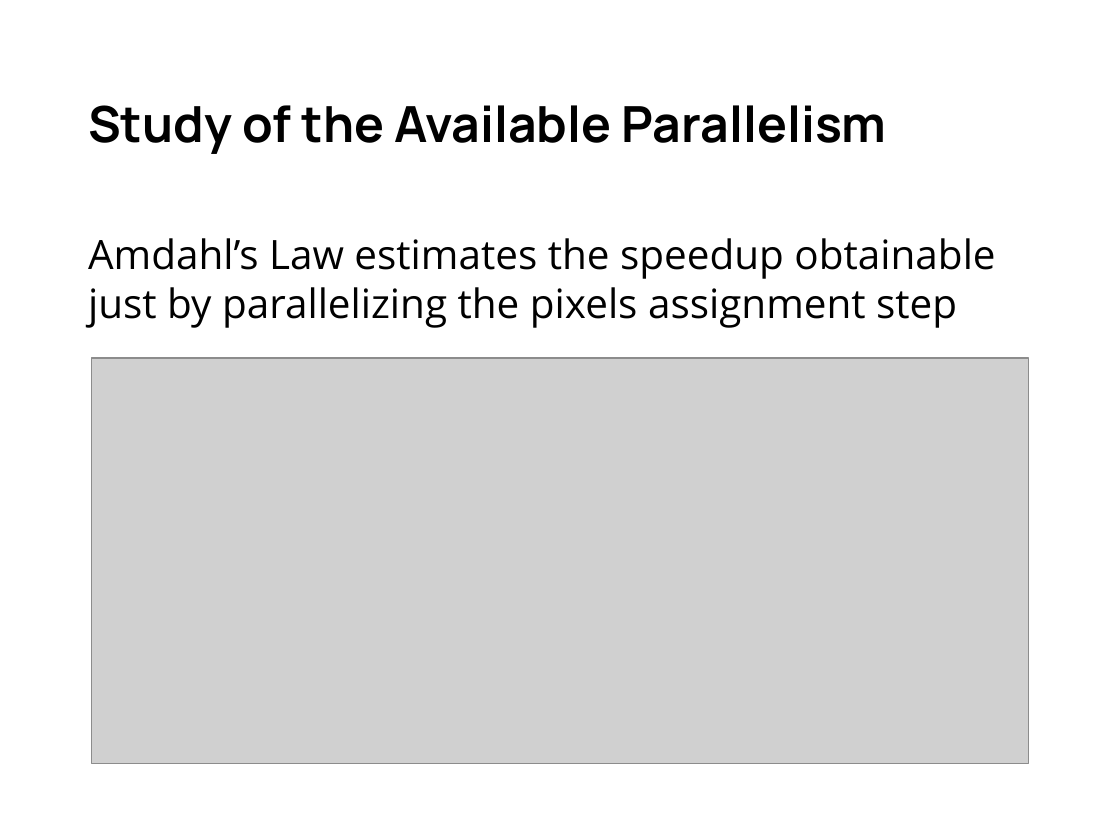
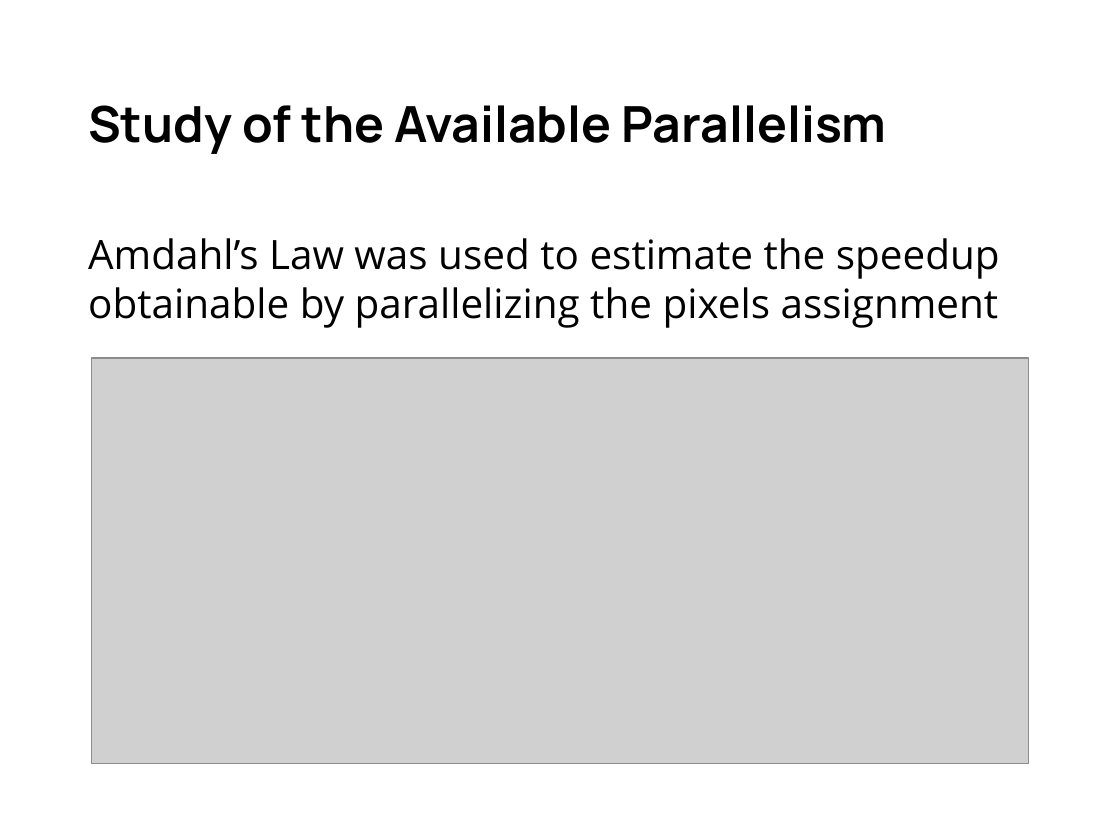
Before and after one commit to gabrielemirando/image-segmentation, a slide deck: slide 7 of docs/pres.pptx. Drawn at 1120x840 pixels with LibreOffice and Linux fonts; fonts in the diff are those of the drawing; grey boxes stand for pictures. Boxes give left, top, right and bottom in pixels: in the first picture for what was removed or moved away, otherwise in the second. Text is boxed around its words. In the diff, an @@ line names an element or a change of style, - is before the commit and + after.

```diff
--- a/docs/pres.pptx
+++ b/docs/pres.pptx
@@ text at (x1=88, y1=238, x2=1000, y2=328): text changed @@
-Amdahl’s Law estimates the speedup obtainable just by parallelizing the pixels assignment step
+Amdahl’s Law was used to estimate the speedup obtainable by parallelizing the pixels assignment
```
Also in this commit, not shown: 8 other slides changed.
